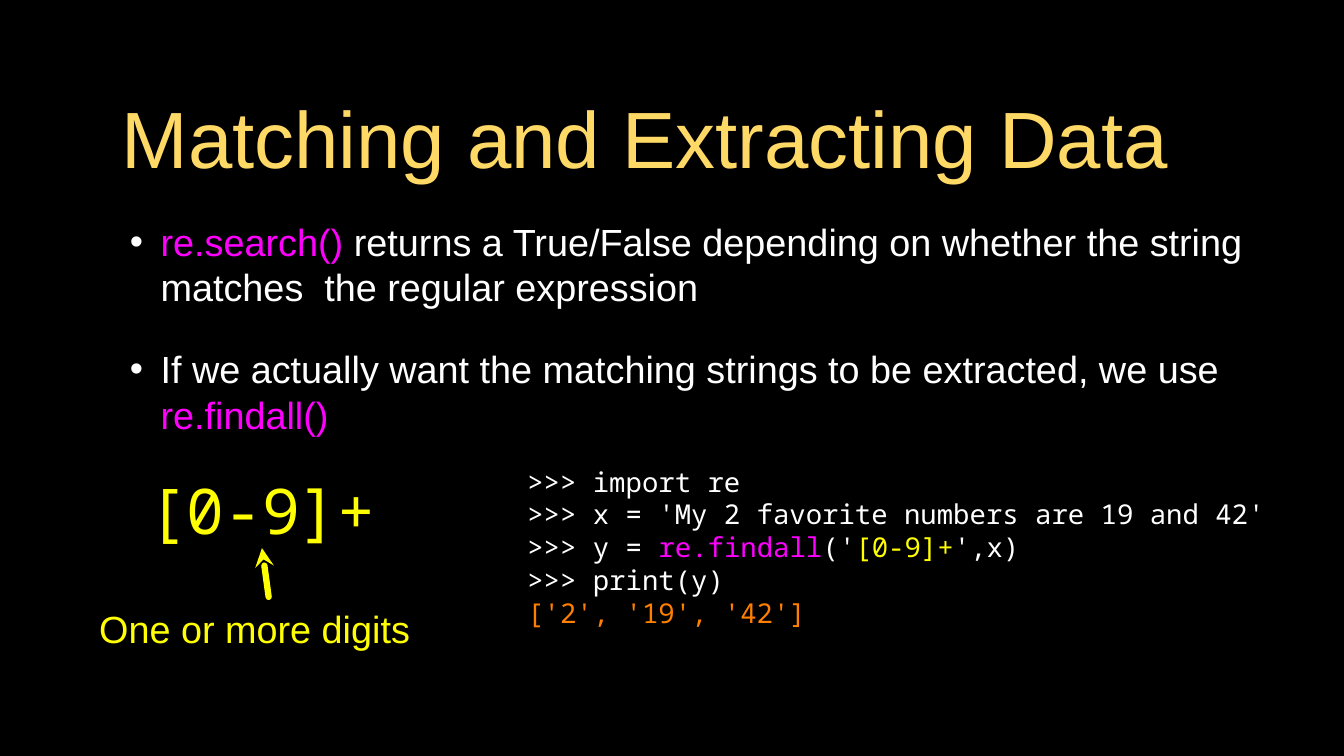
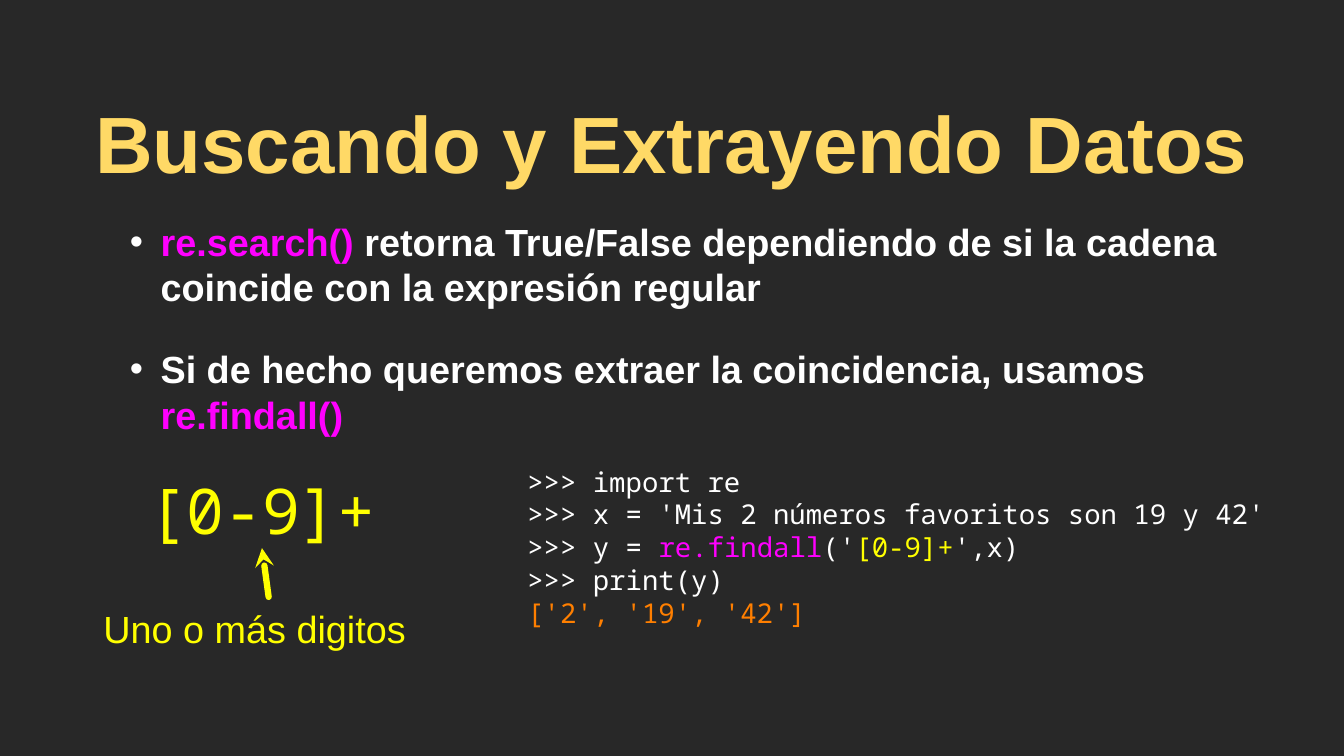
Before and after one commit to csev/py4e, a slide deck: slide 14 of lectures3/Pythonlearn-11-Regex.pptx. Drawn at 1344x756 pixels with LibreOffice and Linux fonts; fonts in the diff are those of the drawing. Boxes give left, top, right and bottom in pixels: in the first picture for what was removed or moved away, otherwise in the second. Text is boxed around its words. In the diff, an @@ line names an element or a change of style, - is before the commit and + after.

```diff
--- a/lectures3/Pythonlearn-11-Regex.pptx
+++ b/lectures3/Pythonlearn-11-Regex.pptx
@@ background #000000 to #282828 @@
@@ title at [95,115,1248,188]: text changed; bold on @@
-Matching and Extracting Data
+Buscando y Extrayendo Datos
@@ text at [161,228,1216,436]: text changed; bold on @@
-• re.search() returns a True/False depending on whether the string matches the regular expression
-• If we actually want the matching strings to be extracted, we use re.findall()
+• re.search() retorna True/False dependiendo de si la cadena coincide con la expresión regular
+• Si de hecho queremos extraer la coincidencia, usamos re.findall()
@@ text at [593,503,1264,531]: text changed @@
->>> x = 'My 2 favorite numbers are 19 and 42'
+>>> x = 'Mis 2 números favoritos son 19 y 42'
@@ text at [103,615,406,650]: text changed @@
-One or more digits
+Uno o más digitos
@@ rectangle removed at [0,691,1344,756] @@
```
Also in this commit, not shown: 27 other slides changed, 6 slides added, 6 slides removed, 1 other file.
